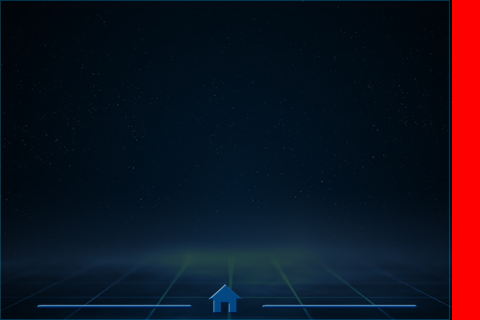
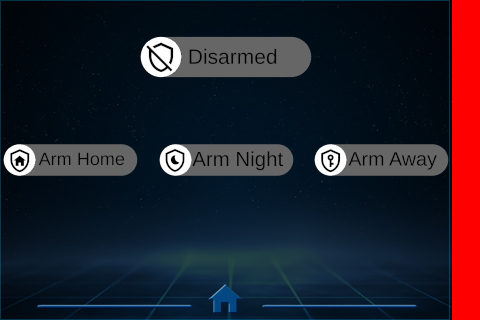
Layer changes from the first 480 × 320 image to the second:
added layer "arm_away.png" above "arm_night.png" over box(314, 144, 449, 176)
added layer "arm_night.png" above "arm_home.png" over box(159, 144, 294, 176)
added layer "arm_home.png" above "Status" over box(3, 144, 138, 176)
added layer "Status" above "Background" over box(140, 36, 312, 78)
